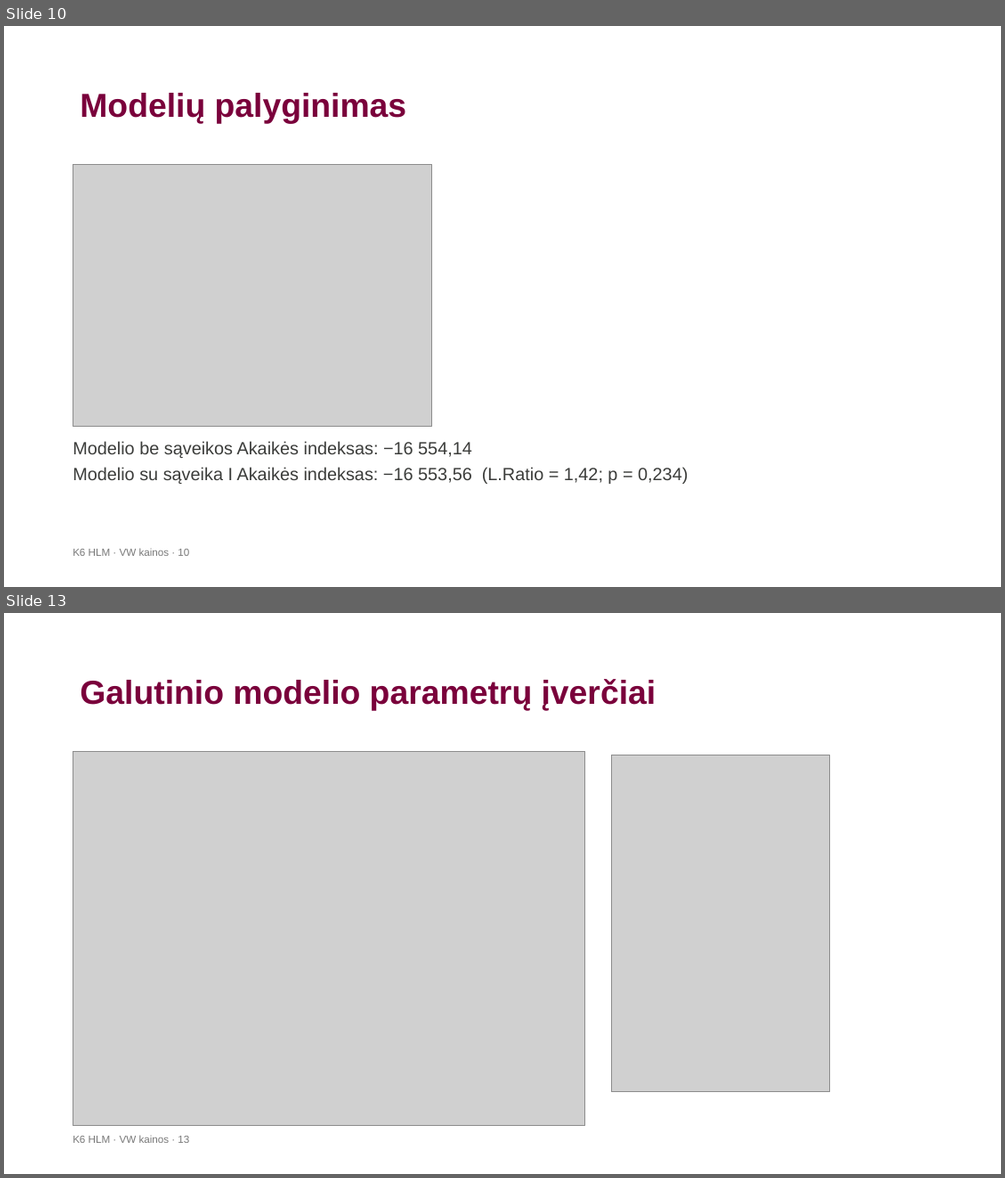
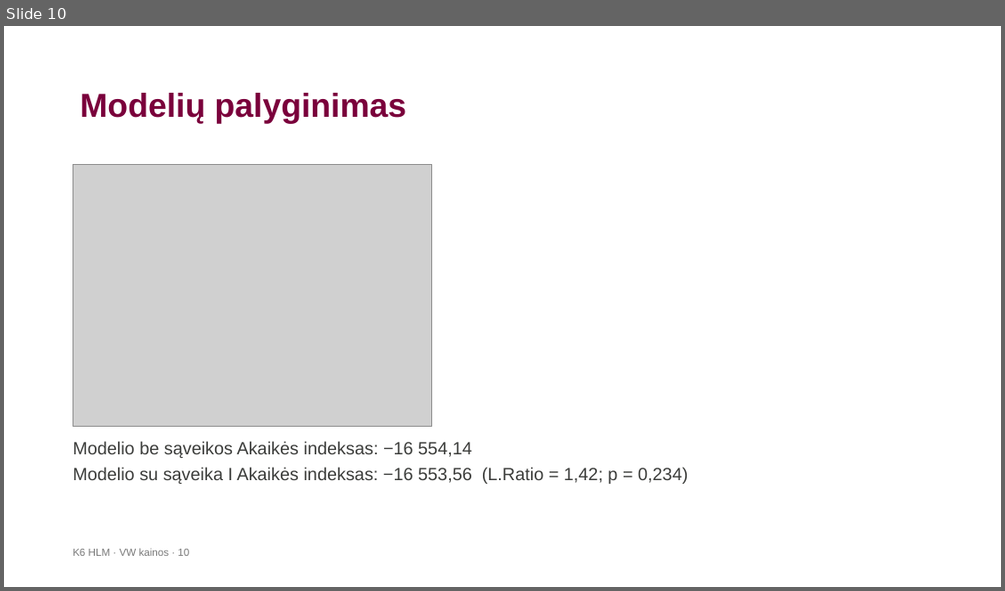
Before and after one commit to LidijaPu/K6, a slide deck: K6_HLM_VW_pristatymas-2.pptx. Shown one above the other, each under a label of ours: slides 10 and 13 before the commit, slide 10 after it; the slides between them are not shown. The pictures are 1005x1178 and 1005x591 pixels, drawn with LibreOffice and Linux fonts; fonts in the diff are those of the drawing; grey boxes stand for pictures; background and template pictures are left out. Boxes give left, top, right and bottom in pixels: in the first picture for what was removed or moved away, otherwise in the second. Text is boxed around its words. In the diff, an @@ line names an element or a change of style, - is before the commit and + after.

```diff
--- a/K6_HLM_VW_pristatymas-2.pptx
+++ b/K6_HLM_VW_pristatymas-2.pptx
@@ slide 13 removed at <box>4,613,1001,1174</box>, background #FFFFFF @@
@@ title removed at <box>80,679,656,710</box> @@
-Galutinio modelio parametrų įverčiai
@@ picture removed at <box>73,751,585,1126</box> @@
@@ picture removed at <box>611,755,830,1092</box> @@
@@ text removed at <box>73,1135,189,1143</box> @@
-K6 HLM · VW kainos · 13
```
Also in this commit, not shown: 7 slides changed, 3 other files.
